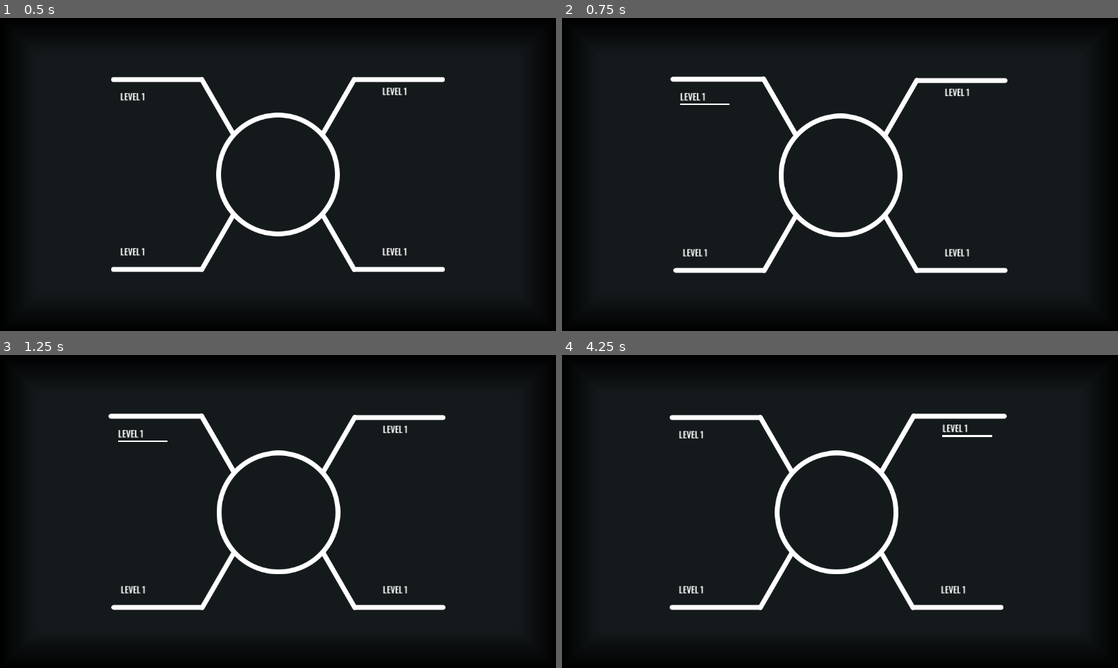
Above: before the commit, frames 1-4 (two rows, left to right).
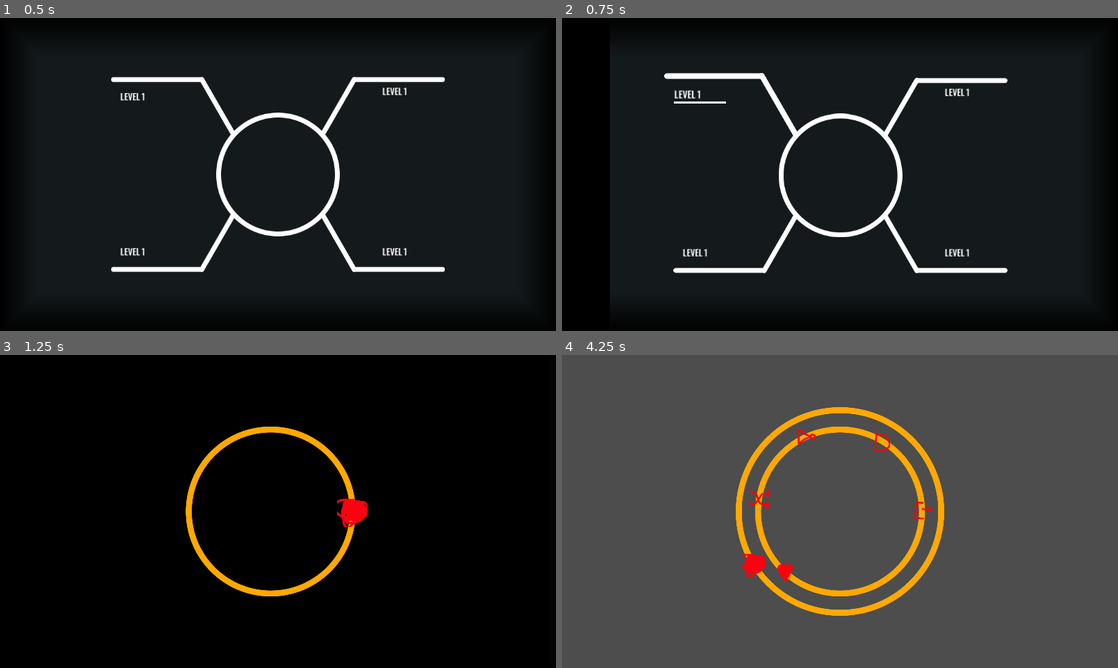
Above: after the commit, the same moments.

Repository: triangle-int/logi-charm
Game: Godot game, scene res://scenes/level_selector.tscn
The game is run twice, just before and just after one commit, with the same random seed, the same clock (stepped at 60 frames per second) and the same inputs. This scene is started directly instead of the project's main scene.
Inputs (mouse positions are in pixels of both pictures, inside the frame that each line leads up to):
- Up to frame 1 (0.5 s): no input
- Up to frame 2 (0.75 s): click (734, 105) at 0.52 s
- Up to frame 3 (1.25 s): no input
- Up to frame 4 (4.25 s): click (945, 442) at 1.27 s; move the mouse to (962, 495) at 2.02 s; move the mouse to (728, 527) at 2.77 s; move the mouse to (895, 442) at 3.52 s

Frame 1 is identical in both runs. In frame 2, 2.7% of the frame differs, in the area x 6-43%, y 10-90%; in frame 3, 69%; in frame 4, 100%, in the area x 0-100%, y 0-100%.

Commit message:
Loading screen

Diff:
--- a/project.godot
+++ b/project.godot
@@ -18,6 +18,7 @@
 [autoload]
 
 ComponentsSignals="*res://scripts/signal_manager.gd"
+LoadManager="*res://scripts/autoloads/load_manager.gd"
 
 [display]
 
--- a/scenes/level_selector.tscn
+++ b/scenes/level_selector.tscn
@@ -13,9 +13,11 @@
 border_color = Color(0, 0, 0, 1)
 border_blend = true
 
-[node name="LevelSelector" type="CanvasLayer"]
+[node name="LevelSelector" type="Node2D"]
 
-[node name="Background" type="Panel" parent="."]
+[node name="Menu" type="CanvasLayer" parent="."]
+
+[node name="Background" type="Panel" parent="Menu"]
 anchors_preset = 15
 anchor_right = 1.0
 anchor_bottom = 1.0
@@ -23,7 +25,7 @@
 grow_vertical = 2
 theme_override_styles/panel = SubResource("StyleBoxFlat_vkegc")
 
-[node name="Menu" type="TextureRect" parent="."]
+[node name="Menu" type="TextureRect" parent="Menu"]
 anchors_preset = 8
 anchor_left = 0.5
 anchor_top = 0.5
@@ -38,7 +40,7 @@
 texture = ExtResource("1_qu8cq")
 script = ExtResource("2_h6vpf")
 
-[node name="BranchTopLeft" parent="Menu" instance=ExtResource("3_wbo31")]
+[node name="BranchTopLeft" parent="Menu/Menu" instance=ExtResource("3_wbo31")]
 layout_mode = 1
 anchors_preset = 8
 anchor_left = 0.5
@@ -52,7 +54,7 @@
 grow_horizontal = 2
 grow_vertical = 2
 
-[node name="BranchTopRight" parent="Menu" instance=ExtResource("3_wbo31")]
+[node name="BranchTopRight" parent="Menu/Menu" instance=ExtResource("3_wbo31")]
 layout_mode = 1
 anchors_preset = 8
 anchor_left = 0.5
@@ -69,7 +71,7 @@
 flip_h = true
 corner = 1
 
-[node name="BranchBottomLeft" parent="Menu" instance=ExtResource("3_wbo31")]
+[node name="BranchBottomLeft" parent="Menu/Menu" instance=ExtResource("3_wbo31")]
 layout_mode = 1
 anchors_preset = 8
 anchor_left = 0.5
@@ -86,7 +88,7 @@
 flip_v = true
 corner = 3
 
-[node name="BranchBottomRight" parent="Menu" instance=ExtResource("3_wbo31")]
+[node name="BranchBottomRight" parent="Menu/Menu" instance=ExtResource("3_wbo31")]
 layout_mode = 1
 anchors_preset = 8
 anchor_left = 0.5
@@ -103,3 +105,5 @@
 flip_h = true
 flip_v = true
 corner = 2
+
+[node name="Camera2D" type="Camera2D" parent="."]
--- /dev/null
+++ b/scenes/loading_screen.tscn
@@ -0,0 +1,175 @@
+[gd_scene load_steps=10 format=3 uid="uid://dg3pdqu1pvv75"]
+
+[ext_resource type="Script" path="res://scripts/ui/loading_screen.gd" id="1_5ku8y"]
+[ext_resource type="Texture2D" uid="uid://dvr68x74iehxd" path="res://sprites/rings/ring_3.png" id="1_re01p"]
+[ext_resource type="Texture2D" uid="uid://dd0yfmfksxq2l" path="res://sprites/gates/end_gate.png" id="2_333nt"]
+[ext_resource type="Texture2D" uid="uid://d2lu0e5r105y" path="res://sprites/pointer/high_pointer.png" id="3_dutbt"]
+
+[sub_resource type="Animation" id="Animation_rt8ln"]
+length = 0.001
+tracks/0/type = "bezier"
+tracks/0/imported = false
+tracks/0/enabled = true
+tracks/0/path = NodePath("CanvasLayer/Background:position:x")
+tracks/0/interp = 1
+tracks/0/loop_wrap = true
+tracks/0/keys = {
+"handle_modes": PackedInt32Array(0),
+"points": PackedFloat32Array(0, -0.25, 0, 0.25, 0),
+"times": PackedFloat32Array(0)
+}
+tracks/1/type = "bezier"
+tracks/1/imported = false
+tracks/1/enabled = true
+tracks/1/path = NodePath("CanvasLayer/Background:position:y")
+tracks/1/interp = 1
+tracks/1/loop_wrap = true
+tracks/1/keys = {
+"handle_modes": PackedInt32Array(0),
+"points": PackedFloat32Array(0, -0.25, 0, 0.25, 0),
+"times": PackedFloat32Array(0)
+}
+
+[sub_resource type="Animation" id="Animation_q54d1"]
+resource_name = "end_load"
+tracks/0/type = "bezier"
+tracks/0/imported = false
+tracks/0/enabled = true
+tracks/0/path = NodePath("CanvasLayer/Background:position:x")
+tracks/0/interp = 1
+tracks/0/loop_wrap = true
+tracks/0/keys = {
+"handle_modes": PackedInt32Array(0, 0),
+"points": PackedFloat32Array(0, -0.25, 0, 0.25, 0, 1205, -0.25, 0, 0.25, 0),
+"times": PackedFloat32Array(0, 0.7)
+}
+tracks/1/type = "bezier"
+tracks/1/imported = false
+tracks/1/enabled = true
+tracks/1/path = NodePath("CanvasLayer/Background:position:y")
+tracks/1/interp = 1
+tracks/1/loop_wrap = true
+tracks/1/keys = {
+"handle_modes": PackedInt32Array(0, 0),
+"points": PackedFloat32Array(0, -0.25, 0, 0.25, 0, 0, -0.25, 0, 0.25, 0),
+"times": PackedFloat32Array(0, 0.7)
+}
+
+[sub_resource type="Animation" id="Animation_sgjnx"]
+resource_name = "start_load"
+tracks/0/type = "method"
+tracks/0/imported = false
+tracks/0/enabled = true
+tracks/0/path = NodePath(".")
+tracks/0/interp = 1
+tracks/0/loop_wrap = true
+tracks/0/keys = {
+"times": PackedFloat32Array(0.9),
+"transitions": PackedFloat32Array(1),
+"values": [{
+"args": [&"loading_screen_has_full_coverage"],
+"method": &"emit_signal"
+}]
+}
+tracks/1/type = "bezier"
+tracks/1/imported = false
+tracks/1/enabled = true
+tracks/1/path = NodePath("CanvasLayer/Background:position:x")
+tracks/1/interp = 1
+tracks/1/loop_wrap = true
+tracks/1/keys = {
+"handle_modes": PackedInt32Array(0, 0),
+"points": PackedFloat32Array(-1185, -0.25, 0, 0.25, 0, 0, -0.25, 0, 0.25, 0),
+"times": PackedFloat32Array(0, 0.7)
+}
+tracks/2/type = "bezier"
+tracks/2/imported = false
+tracks/2/enabled = true
+tracks/2/path = NodePath("CanvasLayer/Background:position:y")
+tracks/2/interp = 1
+tracks/2/loop_wrap = true
+tracks/2/keys = {
+"handle_modes": PackedInt32Array(0, 0),
+"points": PackedFloat32Array(0, -0.25, 0, 0.25, 0, 0, -0.25, 0, 0.25, 0),
+"times": PackedFloat32Array(0, 0.7)
+}
+
+[sub_resource type="AnimationLibrary" id="AnimationLibrary_rjpek"]
+_data = {
+"RESET": SubResource("Animation_rt8ln"),
+"end_load": SubResource("Animation_q54d1"),
+"start_load": SubResource("Animation_sgjnx")
+}
+
+[sub_resource type="StyleBoxFlat" id="StyleBoxFlat_dyeyb"]
+bg_color = Color(0, 0, 0, 1)
+
+[node name="LoadingScreen" type="Node2D"]
+script = ExtResource("1_5ku8y")
+transition_duration = 2.0
+
+[node name="CanvasLayer" type="CanvasLayer" parent="."]
+layer = 10
+
+[node name="AnimationPlayer" type="AnimationPlayer" parent="CanvasLayer"]
+root_node = NodePath("../..")
+libraries = {
+"": SubResource("AnimationLibrary_rjpek")
+}
+autoplay = "start_load"
+
+[node name="Background" type="Panel" parent="CanvasLayer"]
+anchors_preset = 15
+anchor_right = 1.0
+anchor_bottom = 1.0
+grow_horizontal = 2
+grow_vertical = 2
+theme_override_styles/panel = SubResource("StyleBoxFlat_dyeyb")
+
+[node name="Ring" type="TextureRect" parent="CanvasLayer/Background"]
+layout_mode = 1
+anchors_preset = 8
+anchor_left = 0.5
+anchor_top = 0.5
+anchor_right = 0.5
+anchor_bottom = 0.5
+offset_left = -176.0
+offset_top = -176.0
+offset_right = 176.0
+offset_bottom = 176.0
+grow_horizontal = 2
+grow_vertical = 2
+texture = ExtResource("1_re01p")
+expand_mode = 1
+
+[node name="EndComponent" type="TextureRect" parent="CanvasLayer/Background/Ring"]
+layout_mode = 1
+anchors_preset = 8
+anchor_left = 0.5
+anchor_top = 0.5
+anchor_right = 0.5
+anchor_bottom = 0.5
+offset_left = 140.0
+offset_top = -32.0
+offset_right = 204.0
+offset_bottom = 32.0
+grow_horizontal = 2
+grow_vertical = 2
+texture = ExtResource("2_333nt")
+expand_mode = 1
+
+[node name="Pointer" type="TextureRect" parent="CanvasLayer/Background/Ring"]
+layout_mode = 1
+anchors_preset = 8
+anchor_left = 0.5
+anchor_top = 0.5
+anchor_right = 0.5
+anchor_bottom = 0.5
+offset_left = -32.0
+offset_top = -32.0
+offset_right = 32.0
+offset_bottom = 32.0
+grow_horizontal = 2
+grow_vertical = 2
+texture = ExtResource("3_dutbt")
+expand_mode = 1
--- a/scenes/ui/branch.tscn
+++ b/scenes/ui/branch.tscn
@@ -1,21 +1,25 @@
 [gd_scene load_steps=6 format=3 uid="uid://gweyovt8jauq"]
 
-[ext_resource type="Texture2D" path="res://sprites/one_line_branch.png" id="1_a5kif"]
+[ext_resource type="Texture2D" uid="uid://cv2dp00rysieg" path="res://sprites/one_line_branch.png" id="1_xswa0"]
 [ext_resource type="Script" path="res://scripts/ui/branch.gd" id="2_h1r0d"]
 [ext_resource type="FontFile" uid="uid://bo0132s40egtx" path="res://fonts/Oswald-Medium.ttf" id="3_etn3a"]
-[ext_resource type="Texture2D" path="res://sprites/one_pixel.png" id="3_lb0y5"]
+[ext_resource type="Texture2D" uid="uid://bicsi3j6h1x45" path="res://sprites/one_pixel.png" id="3_lb0y5"]
 
 [sub_resource type="LabelSettings" id="LabelSettings_1xjqs"]
 font = ExtResource("3_etn3a")
 font_size = 18
 
-[node name="Branch" type="TextureRect"]
+[node name="Branch" type="TextureButton"]
 offset_right = 256.0
 offset_bottom = 128.0
 pivot_offset = Vector2(256, 128)
-texture = ExtResource("1_a5kif")
+texture_normal = ExtResource("1_xswa0")
+texture_pressed = ExtResource("1_xswa0")
+texture_hover = ExtResource("1_xswa0")
+texture_focused = ExtResource("1_xswa0")
+ignore_texture_size = true
+stretch_mode = 0
 script = ExtResource("2_h1r0d")
-hovered_scale = 1.025
 
 [node name="TopLeft" type="Control" parent="."]
 layout_mode = 1
@@ -62,8 +66,8 @@
 layout_mode = 1
 offset_left = 19.0
 offset_top = 30.0
-offset_right = 71.0
-offset_bottom = 58.0
+offset_right = 119.0
+offset_bottom = 61.0
 theme_override_constants/separation = 0
 
 [node name="Level" type="Label" parent="LevelBox"]
@@ -82,3 +86,4 @@
 
 [connection signal="mouse_entered" from="." to="." method="_on_mouse_entered"]
 [connection signal="mouse_exited" from="." to="." method="_on_mouse_exited"]
+[connection signal="pressed" from="." to="." method="_on_pressed"]
--- /dev/null
+++ b/scripts/autoloads/load_manager.gd
@@ -0,0 +1,48 @@
+extends Node
+
+signal progress_changed(progress: float);
+signal load_done;
+
+var _load_screen_path = "res://scenes/loading_screen.tscn";
+var _load_screen = load(_load_screen_path);
+var _loaded_resource: PackedScene;
+var _scene_path: String;
+var _progress = [];
+
+var use_sub_threads = true;
+
+
+func load_scene(scene_path: String) -> void:
+	_scene_path = scene_path;
+
+	var new_loading_screen = _load_screen.instantiate();
+	get_tree().get_root().add_child(new_loading_screen);
+
+	progress_changed.connect(new_loading_screen.update_progress_bar);
+	load_done.connect(new_loading_screen.start_outro_animation);
+
+	await new_loading_screen.loading_screen_has_full_coverage;
+
+	start_load();
+
+
+func start_load() -> void:
+	var state = ResourceLoader.load_threaded_request(_scene_path, "", use_sub_threads);
+	if state == OK:
+		set_process(true);
+
+
+func _process(_delta):
+	var load_status = ResourceLoader.load_threaded_get_status(_scene_path, _progress);
+	match load_status:
+		0, 2:
+			set_process(false);
+			return;
+		1:
+			progress_changed.emit(_progress[0]);
+		3:
+			_loaded_resource = ResourceLoader.load_threaded_get(_scene_path);
+			progress_changed.emit(1.0);
+			load_done.emit();
+			get_tree().change_scene_to_packed(_loaded_resource);
+			set_process(false);
--- a/scripts/ui/branch.gd
+++ b/scripts/ui/branch.gd
@@ -1,5 +1,5 @@
 @tool
-extends TextureRect
+extends TextureButton
 
 @export_enum("CORNER_TOP_LEFT", "CORNER_TOP_RIGHT", "CORNER_BOTTOM_RIGHT", "CORNER_BOTTOM_LEFT") var corner: int;
 @export var normal_scale = 1.0;
@@ -42,3 +42,7 @@
 	_tween = create_tween().set_parallel(true);
 	_tween.tween_property(self, "scale", Vector2.ONE * normal_scale, trans_duration).set_ease(Tween.EASE_OUT).set_trans(Tween.TRANS_QUAD);
 	_tween.tween_property(_underline, "value", 0.0, trans_duration).set_ease(Tween.EASE_OUT).set_trans(Tween.TRANS_QUAD);
+
+
+func _on_pressed():
+	LoadManager.load_scene("res://scenes/game.tscn")
--- /dev/null
+++ b/scripts/ui/loading_screen.gd
@@ -0,0 +1,34 @@
+extends Node
+
+signal loading_screen_has_full_coverage
+
+@export var transition_duration = 0.3;
+
+@onready var animation_player: AnimationPlayer = $CanvasLayer/AnimationPlayer
+@onready var ring: Control = $CanvasLayer/Background/Ring
+@onready var pointer: Control = $CanvasLayer/Background/Ring/Pointer
+
+var _tween: Tween;
+var _angle: float;
+
+func _ready():
+	_move_pointer(0.0);
+
+func update_progress_bar(value: float):
+	if _tween:
+		_tween.kill()
+	_tween = create_tween()
+	_tween.tween_method(_move_pointer, _angle, TAU * value, transition_duration).set_ease(Tween.EASE_OUT).set_trans(Tween.TRANS_CUBIC)
+
+func start_outro_animation():
+	if _tween.is_running():
+		await _tween.finished
+	animation_player.play("end_load")
+	await animation_player.animation_finished
+	queue_free()
+
+func _move_pointer(angle: float):
+	var x = cos(angle) * 169.75
+	var y = -sin(angle) * 169.75
+	pointer.position = Vector2(x, y) + ring.size / 2.0 - pointer.size / 2.0
+	_angle = angle
Not shown: 1 places in scenes/level_selector.tscn that only renumber resources
